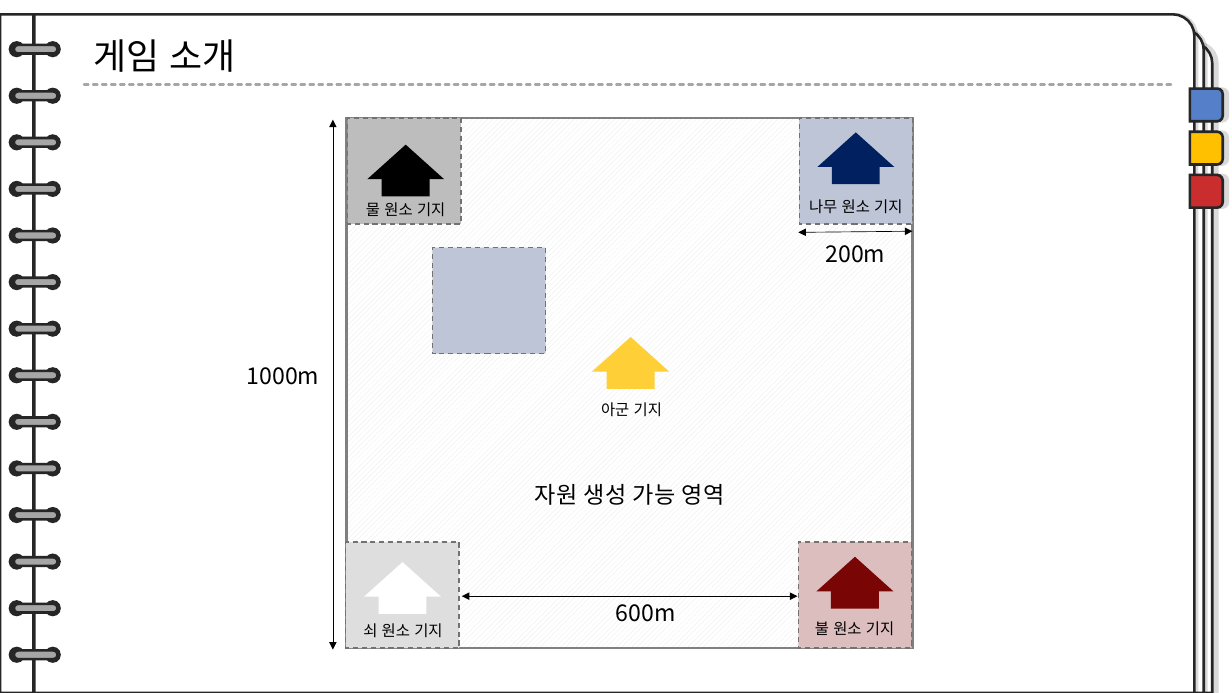
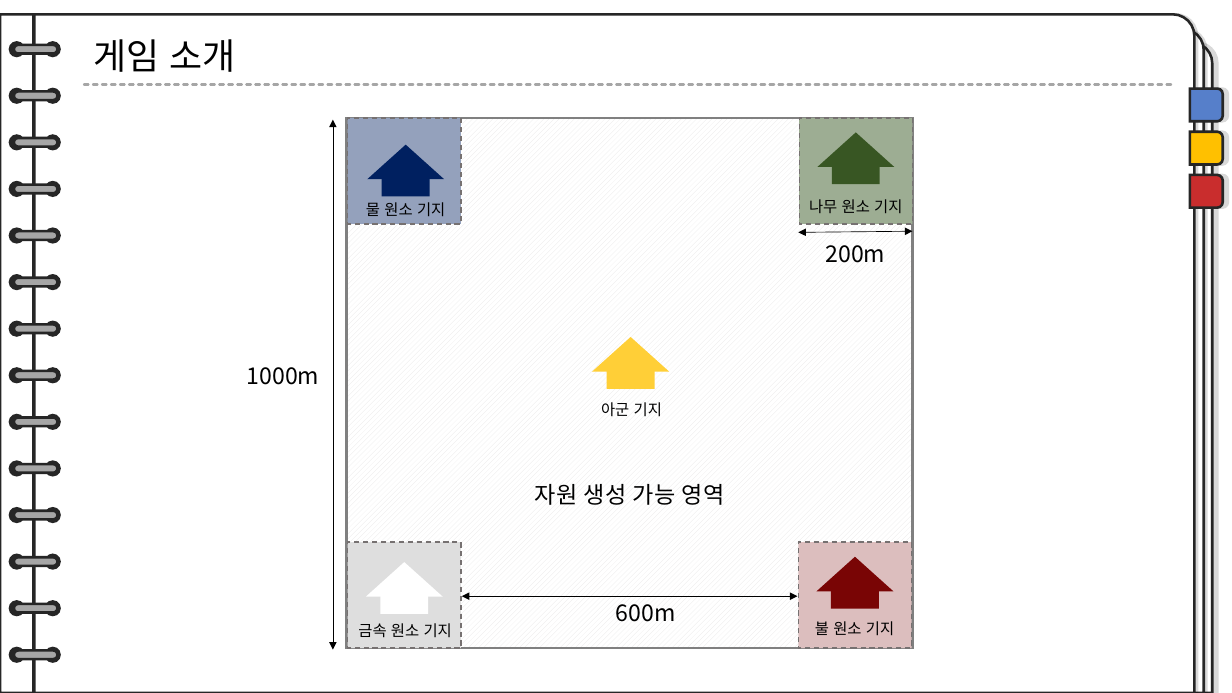
Before and after one commit to TUK-final-graduation-project/GraduationProject, a slide deck: slide 7 of Documents/제안서-수정본.pptx. Drawn at 1232x693 pixels with LibreOffice and Linux fonts; fonts in the diff are those of the drawing. Boxes give left, top, right and bottom in pixels: in the first picture for what was removed or moved away, otherwise in the second. Text is boxed around its words. In the diff, an @@ line names an element or a change of style, - is before the commit and + after.

```diff
--- a/Documents/제안서-수정본.pptx
+++ b/Documents/제안서-수정본.pptx
@@ rectangle at (348,118,461,225): fill #BDBDBD to #94A1BC @@
@@ rectangle at (799,118,913,225): fill #BDC5D6 to #9DAD93 @@
@@ triangle at (367,145,444,179): fill #000000 to #002060 @@
@@ triangle at (818,132,895,166): fill #002060 to #385723 @@
@@ rectangle at (382,170,430,196): fill #000000 to #002060 @@
@@ rectangle at (832,158,880,184): fill #002060 to #385723 @@
@@ rectangle removed at (433,248,546,354) @@
@@ text at (358,623,452,638): text changed @@
-쇠 원소 기지
+금속 원소 기지
```
Also in this commit, not shown: 13 other slides changed, 6 slides added, 8 slides removed.
